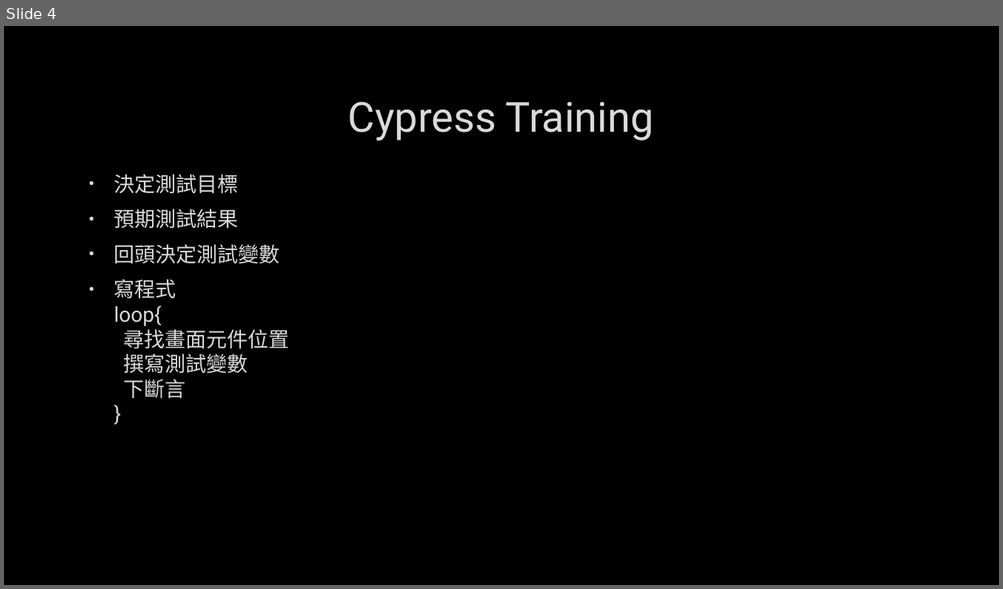
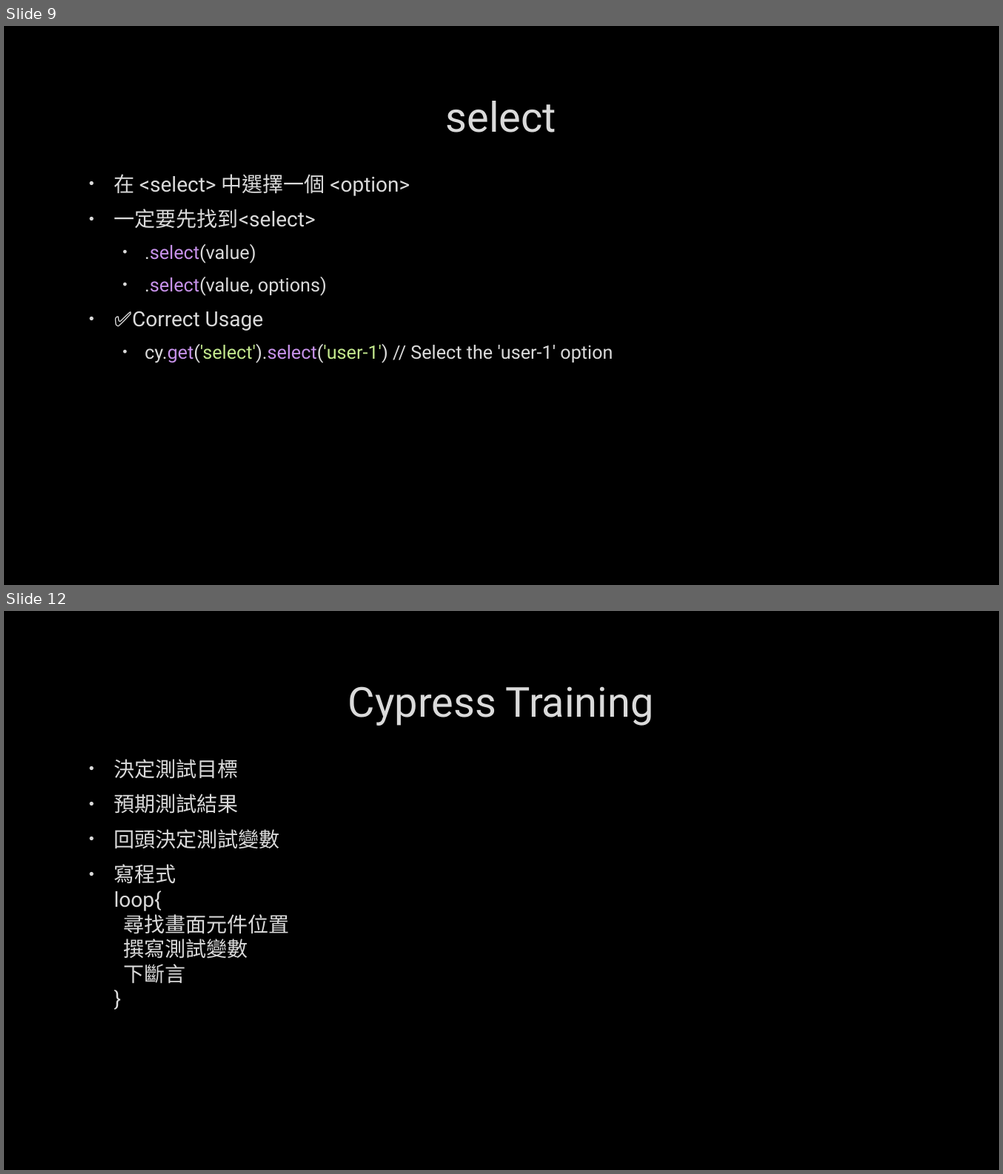
Before and after one commit to kodakjerec/showMySelf, a slide deck: docs/cypress練習.pptx. Shown one above the other, each under a label of ours: slide 4 before the commit, slides 9 and 12 after it; the slides between them are not shown. The pictures are 1003x589 and 1003x1174 pixels, drawn with LibreOffice and Linux fonts; fonts in the diff are those of the drawing; background and template pictures are left out. Boxes give left, top, right and bottom in pixels: in the first picture for what was removed or moved away, otherwise in the second. Text is boxed around its words. In the diff, an @@ line names an element or a change of style, - is before the commit and + after.

```diff
--- a/docs/cypress練習.pptx
+++ b/docs/cypress練習.pptx
@@ slide 9 added at <box>4,26,999,585</box>, background picture (left out) @@
@@ title added at <box>446,101,556,133</box>, 40 pt, text #DADADA @@
+select
@@ text added at <box>114,174,612,363</box>, 18 pt, text #DADADA @@
+• 在 <select> 中選擇一個 <option>
+• 一定要先找到<select>
+  • .select(value)
+  • .select(value, options)
+• ✅Correct Usage
+  • cy.get('select').select('user-1') // Select the 'user-1' option
@@ what was slide 4 is now slide 12 @@
```
Also in this commit, not shown: 3 slides changed, 7 other slides added.
